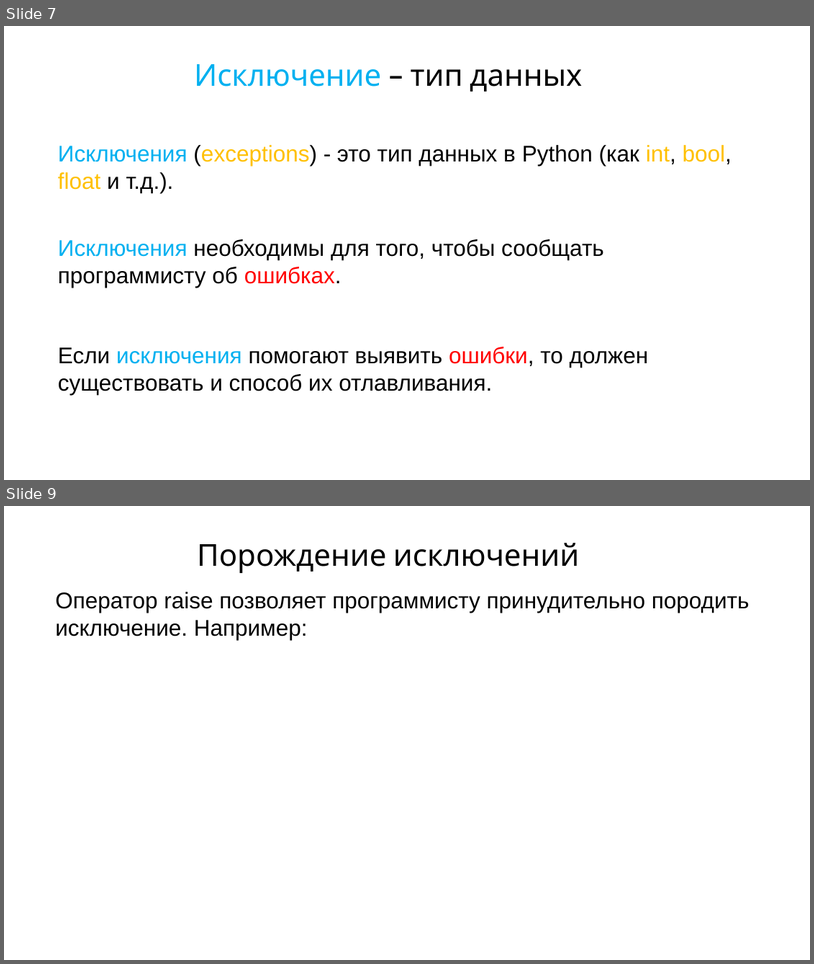
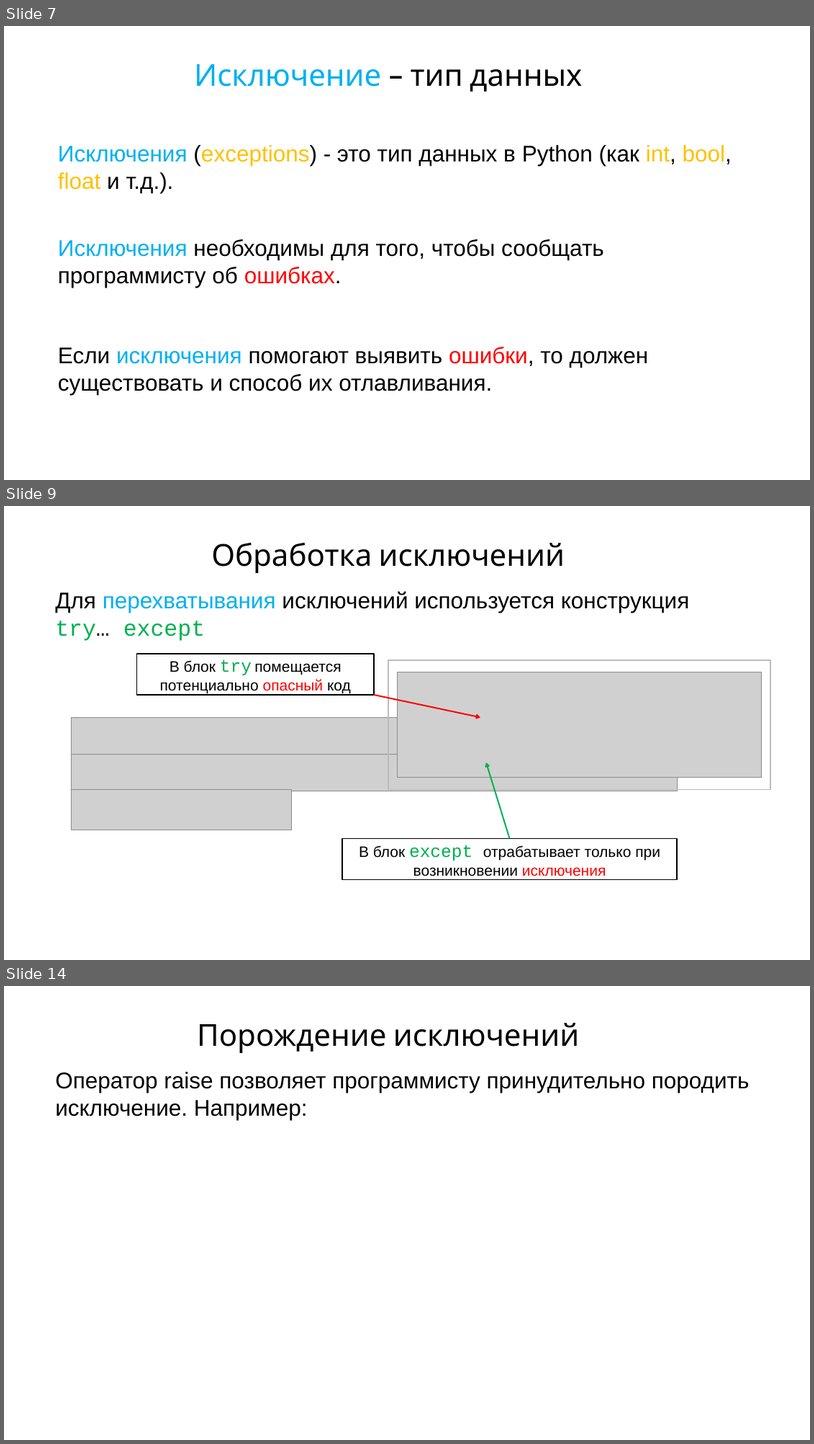
Before and after one commit to maxchv/LearnPython, a slide deck: week05/Exceptions.pptx. Shown one above the other, each under a label of ours: slides 7 and 9 before the commit, slides 7, 9 and 14 after it; the slides between them are not shown. The pictures are 814x964 and 814x1444 pixels, drawn with LibreOffice and Linux fonts; fonts in the diff are those of the drawing; grey boxes stand for pictures. Boxes give left, top, right and bottom in pixels: in the first picture for what was removed or moved away, otherwise in the second. Text is boxed around its words. In the diff, an @@ line names an element or a change of style, - is before the commit and + after.

```diff
--- a/week05/Exceptions.pptx
+++ b/week05/Exceptions.pptx
@@ slide 9 added at (x1=4, y1=506, x2=810, y2=960), background #FFFFFF @@
@@ text added at (x1=211, y1=543, x2=565, y2=573), 48 pt, text #000000 @@
+Обработка исключений
@@ text added at (x1=55, y1=591, x2=690, y2=641), 36 pt, text #000000 @@
+Для перехватывания исключений используется конструкция try… except
@@ rectangle added at (x1=137, y1=654, x2=374, y2=694), fill #FFFFFF, outline #000000 2 pt, 24 pt, text #000000 @@
+В блок try помещается потенциально опасный код
@@ rectangle added at (x1=388, y1=660, x2=771, y2=790), outline #BDBDBD 2 pt @@
@@ picture added at (x1=397, y1=672, x2=762, y2=777) @@
@@ arrow added from (374, 695) to (481, 718), #FF0000 2.25 pt @@
@@ picture added at (x1=71, y1=718, x2=677, y2=754) @@
@@ picture added at (x1=71, y1=754, x2=677, y2=790) @@
@@ arrow added from (509, 839) to (486, 762), #00B050 2.25 pt @@
@@ picture added at (x1=71, y1=790, x2=291, y2=829) @@
@@ rectangle added at (x1=342, y1=839, x2=677, y2=879), fill #FFFFFF, outline #000000 2 pt, 24 pt, text #000000 @@
+В блок except отрабатывает только при возникновении исключения
@@ what was slide 9 is now slide 14 @@
```
Also in this commit, not shown: 2 slides changed, 4 other slides added, 1 other file.
